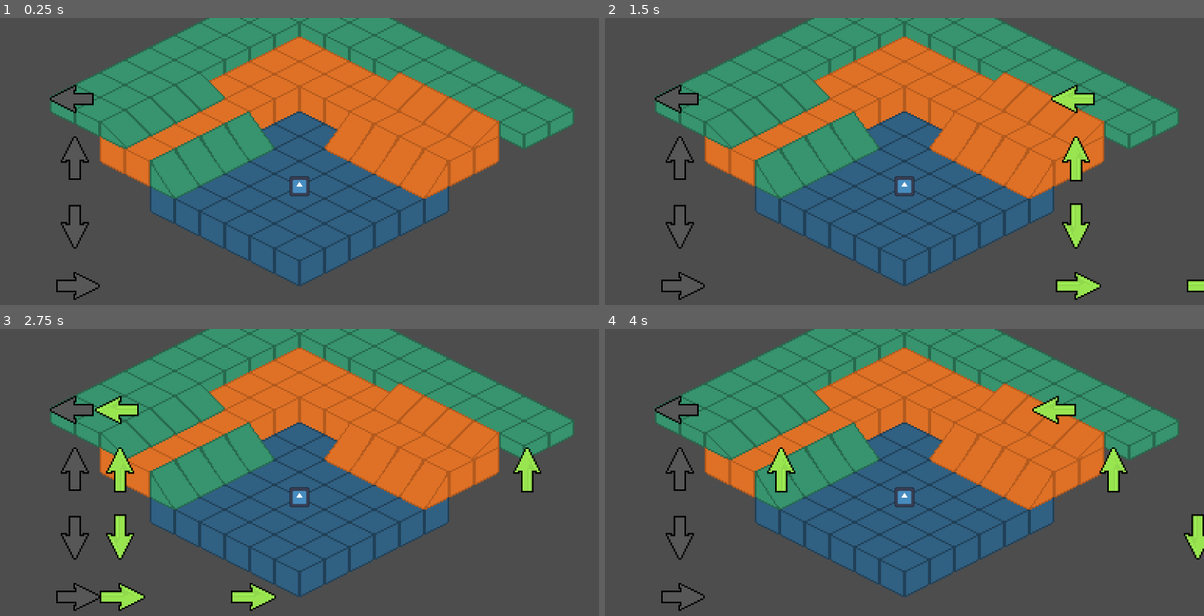
Above: before the commit, frames 1-4 (two rows, left to right).
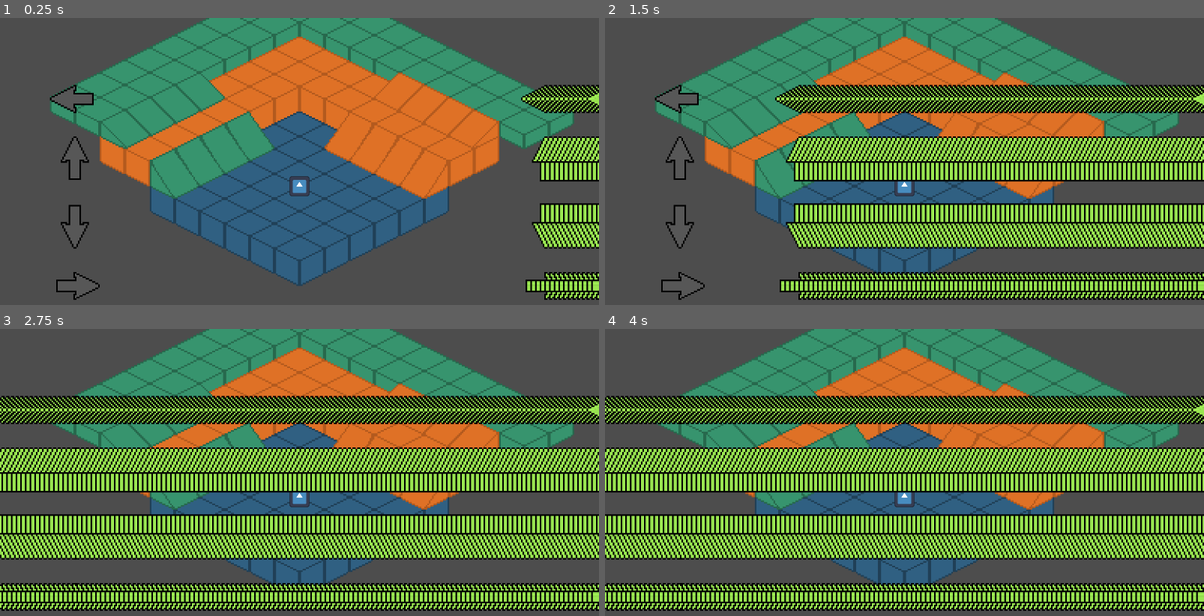
Above: after the commit, the same moments.

Repository: Hobbes-2/Jesters-Tempo
Game: Godot game, scene res://Scenes/main.tscn
Two runs of this game, one before a commit and one after it. Both use one fixed random seed, a clock stepped at 60 frames per second and the inputs below. The engine's default icon, where the game draws it, is replaced by a stand-in: a white triangle on a blue panel in a dark square. Sound files missing from this copy of the repository are replaced by a short silence.
Inputs:
- Up to frame 1 (0.25 s): no input
- Up to frame 2 (1.5 s): tap Enter at 0.5 s; hold Right (Right) 0.53-1.28 s; tap Alt at 0.6 s; hold Down (Down) from 1.28 s (still down); tap Shift at 1.35 s
- Up to frame 3 (2.75 s): release Down (Down) at 2.03 s; hold Right (Right) from 2.03 s (still down); tap Alt at 2.1 s
- Up to frame 4 (4 s): release Right (Right) at 2.78 s; hold E (SpawnUp) 2.78-3.53 s; tap Shift at 2.85 s; hold Left (Left) from 3.53 s (still down); tap Alt at 3.6 s

The runs differ from the first frame. In frame 1, 5.2% of the frame differs, in the area x 86-100%, y 23-99%; in frame 2, 34%; in frame 3, 49%; in frame 4, 49%, in the area x 0-100%, y 23-99%.

Commit message:
added a basic main menu and started working on bpm based spawning

Diff:
--- /dev/null
+++ b/Scenes/main_menu.tscn
@@ -0,0 +1,34 @@
+[gd_scene load_steps=2 format=3 uid="uid://3a0jpc4la1bm"]
+
+[ext_resource type="Script" uid="uid://blqrohy56a80s" path="res://Scripts/main_menu.gd" id="1_28flt"]
+
+[node name="MainMenu" type="Node2D"]
+script = ExtResource("1_28flt")
+
+[node name="Title" type="Label" parent="."]
+offset_left = 72.0
+offset_top = 8.0
+offset_right = 739.0
+offset_bottom = 145.0
+theme_override_font_sizes/font_size = 100
+text = "Jesters tempo"
+metadata/_edit_use_anchors_ = true
+
+[node name="StartButton" type="Button" parent="."]
+offset_left = 64.0
+offset_top = 200.0
+offset_right = 110.0
+offset_bottom = 231.0
+theme_override_font_sizes/font_size = 50
+text = "Start"
+
+[node name="QuitButton" type="Button" parent="."]
+offset_left = 64.0
+offset_top = 352.0
+offset_right = 106.0
+offset_bottom = 383.0
+theme_override_font_sizes/font_size = 50
+text = "Quit"
+
+[connection signal="pressed" from="StartButton" to="." method="_on_start_button_pressed"]
+[connection signal="pressed" from="QuitButton" to="." method="_on_quit_button_pressed"]
--- a/Scripts/key_listener.gd
+++ b/Scripts/key_listener.gd
@@ -102,11 +102,11 @@
 	#if !song_player_calc.playing:
 		#return
 #
-	#var song_time := song_player_calc.get_playback_position()
-#
-	#if song_time >= next_beat_time:
-		#CreateFallingKey()
-		#next_beat_time += timeSignature
+	var song_time = song_player_calc.get_playback_position()
+	print(song_time)
+	if roundf(song_time) >= next_beat_time:
+		CreateFallingKey()
+		next_beat_time += timeSignature
 
 
 
@@ -139,7 +139,7 @@
 
 
 func _on_random_timer_timeout():
-	CreateFallingKey()
+	#CreateFallingKey()
 	$RandomTimer.wait_time = randf_range(0.4, 3)
 	$RandomTimer.start()
 
--- /dev/null
+++ b/Scripts/main_menu.gd
@@ -0,0 +1,8 @@
+extends Node2D
+
+func _on_start_button_pressed() -> void:
+	get_tree().change_scene_to_file("res://Scenes/main.tscn")
+
+
+func _on_quit_button_pressed() -> void:
+	get_tree().quit()
Not shown, added: Scripts/main_menu.gd.uid
